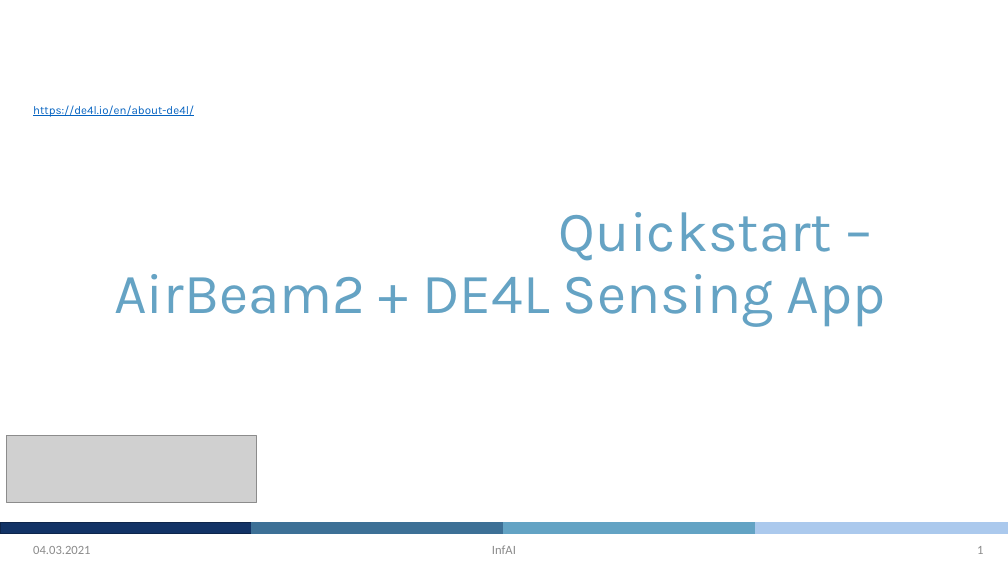
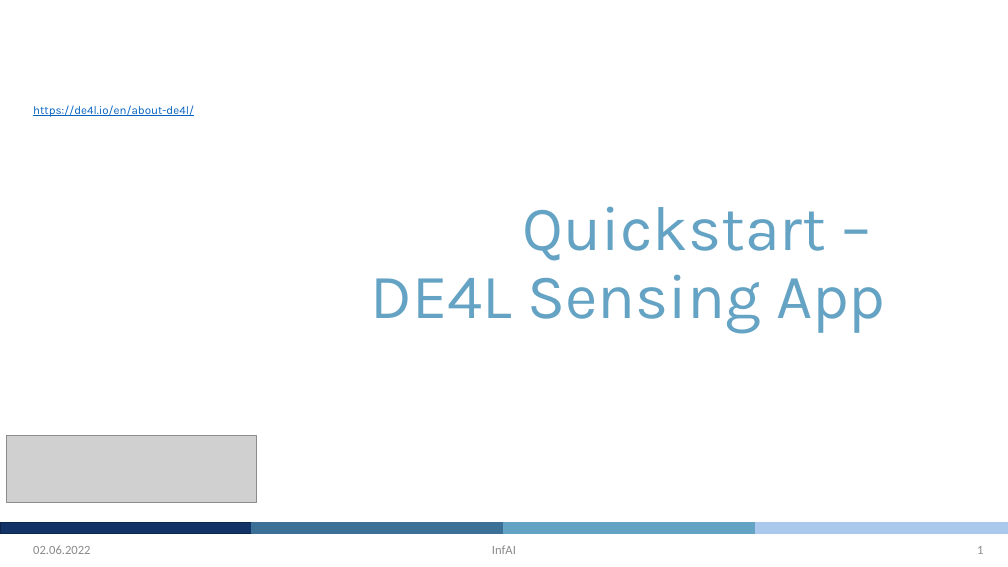
Before and after one commit to DE4L-Project/de4l-sensor-android-app, a slide deck: slide 1 of documentation/quickstart-airbeam2-de4l-app.pptx. Drawn at 1008x567 pixels with LibreOffice and Linux fonts; fonts in the diff are those of the drawing; grey boxes stand for pictures; background and template pictures are left out. Boxes give left, top, right and bottom in pixels: in the first picture for what was removed or moved away, otherwise in the second. Text is boxed around its words. In the diff, an @@ line names an element or a change of style, - is before the commit and + after.

```diff
--- a/documentation/quickstart-airbeam2-de4l-app.pptx
+++ b/documentation/quickstart-airbeam2-de4l-app.pptx
@@ title at box(371, 206, 886, 334): text changed; size 54 to 60 pt @@
-Quickstart –
-AirBeam2 + DE4L Sensing App
+Quickstart –
+DE4L Sensing App
@@ text at box(33, 545, 90, 554): text changed @@
-04.03.2021
+02.06.2022
```
Also in this commit, not shown: 8 other slides changed, 2 slides added, 30 other files.
